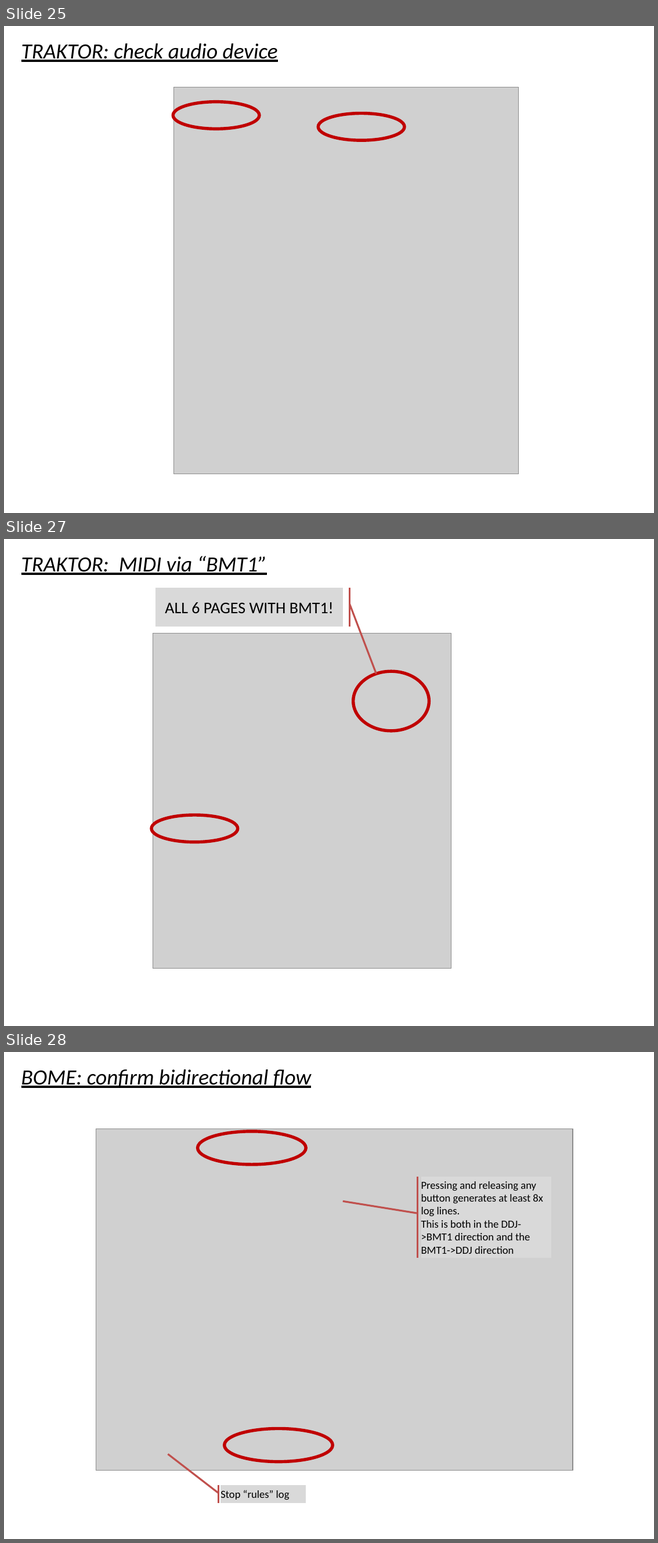
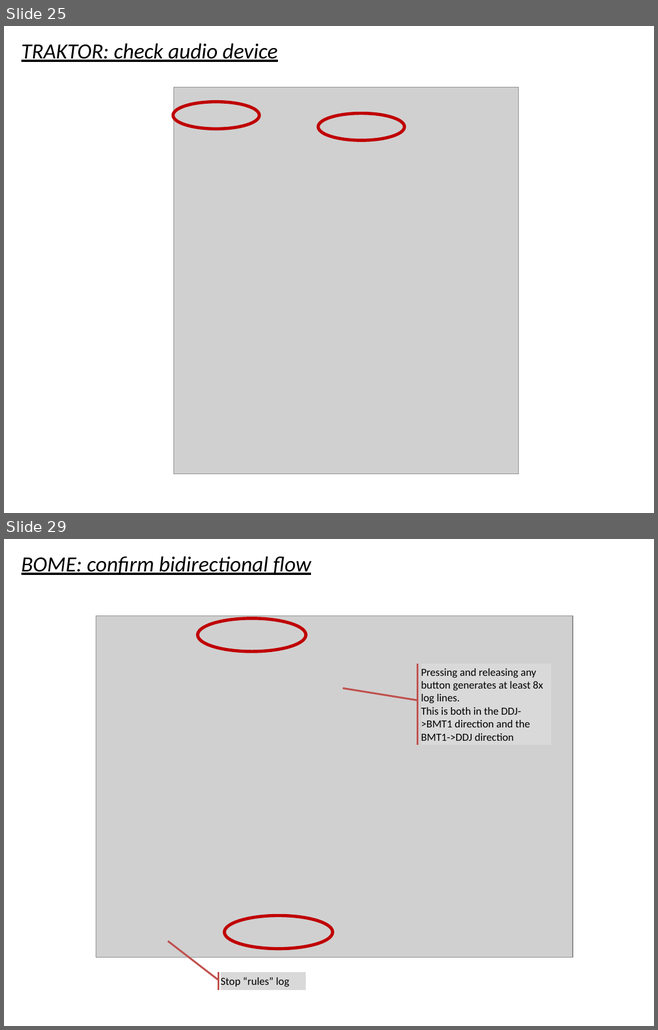
Before and after one commit to pestrela/music, a slide deck: traktor/mapping_ddj_1000/Support files/Source files/DDJ-1000 - Installation Guide.pptx. Shown one above the other, each under a label of ours: slides 25, 27 and 28 before the commit, slides 25 and 29 after it; the slides between them are not shown. The pictures are 658x1543 and 658x1030 pixels, drawn with LibreOffice and Linux fonts; fonts in the diff are those of the drawing; grey boxes stand for pictures. Boxes give left, top, right and bottom in pixels: in the first picture for what was removed or moved away, otherwise in the second. Text is boxed around its words. In the diff, an @@ line names an element or a change of style, - is before the commit and + after.

```diff
--- a/traktor/mapping_ddj_1000/Support files/Source files/DDJ-1000 - Installation Guide.pptx
+++ b/traktor/mapping_ddj_1000/Support files/Source files/DDJ-1000 - Installation Guide.pptx
@@ slide 27 removed at box(4, 539, 654, 1026), background #FFFFFF @@
@@ text removed at box(21, 556, 267, 575) @@
-TRAKTOR: MIDI via “BMT1”
@@ accent callout removed at box(155, 588, 343, 627) @@
-ALL 6 PAGES WITH BMT1!
@@ picture removed at box(152, 633, 451, 968) @@
@@ ellipse removed at box(353, 671, 429, 732) @@
@@ ellipse removed at box(151, 815, 238, 842) @@
@@ what was slide 28 is now slide 29 @@
```
Also in this commit, not shown: 9 slides changed, 5 slides added, 2 other slides removed, 26 other files.
